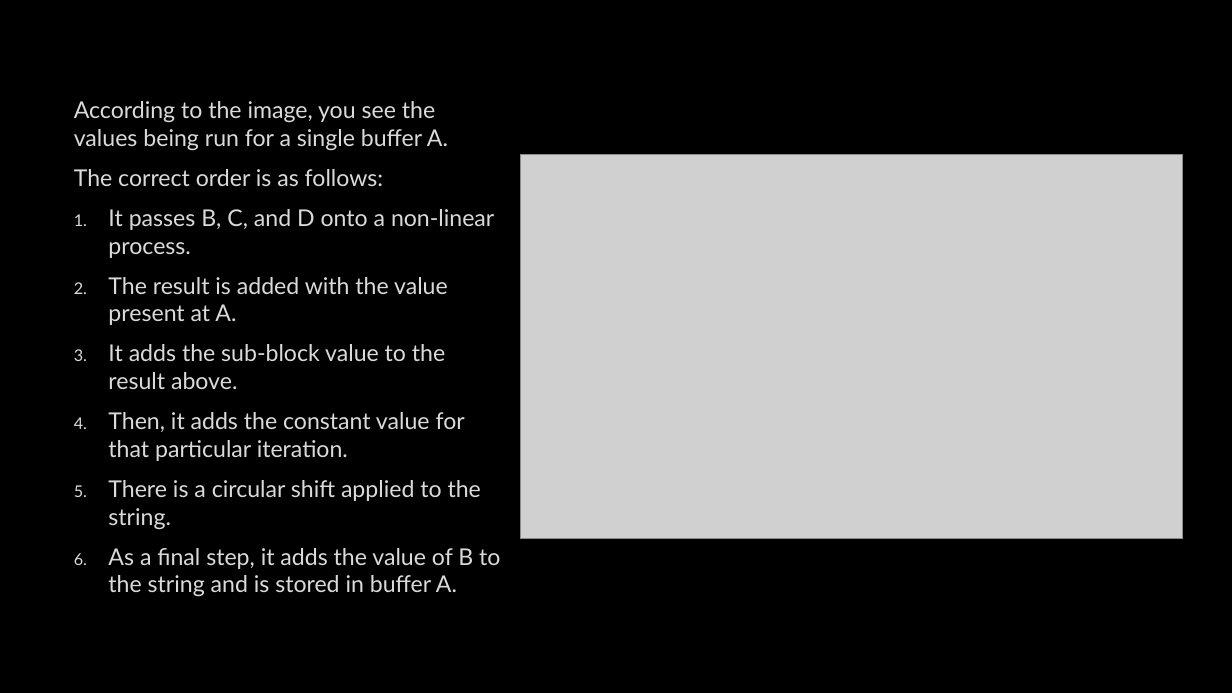
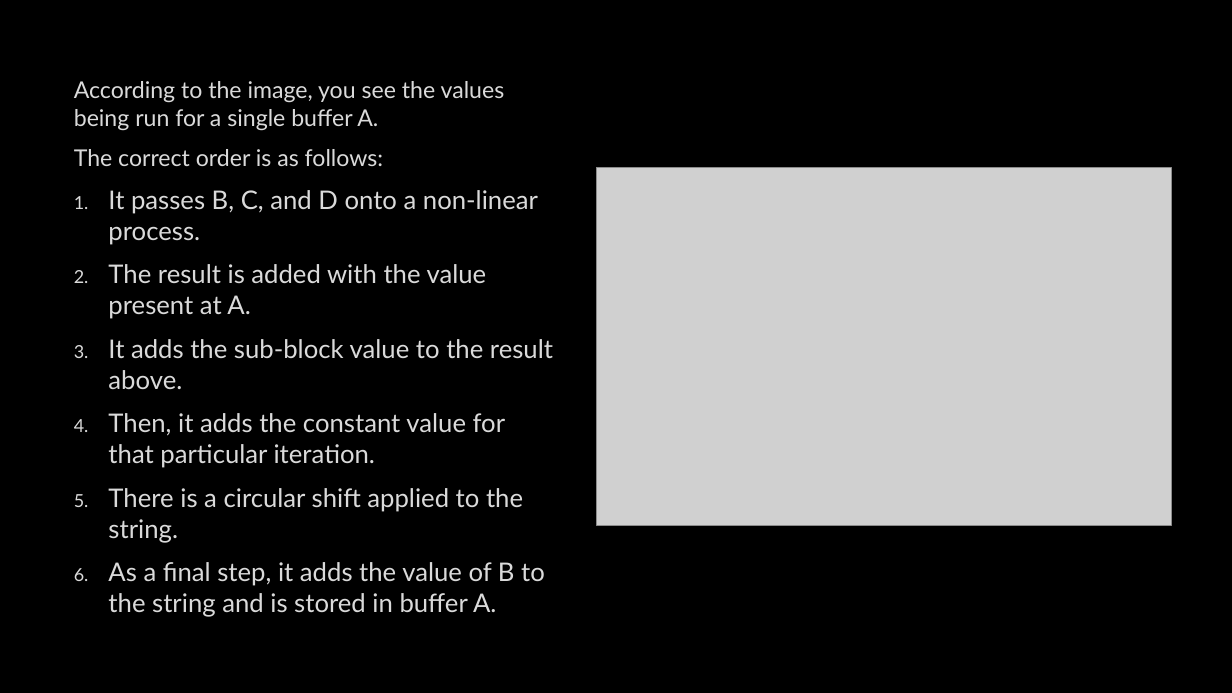
Before and after one commit to MohamedEmary/graduation-project, a slide deck: slide 17 of tasks/week-01/hashing.pptx. Drawn at 1232x693 pixels with LibreOffice and Linux fonts; fonts in the diff are those of the drawing; grey boxes stand for pictures; background and template pictures are left out. Boxes give left, top, right and bottom in pixels: in the first picture for what was removed or moved away, otherwise in the second. Text is boxed around its words. In the diff, an @@ line names an element or a change of style, - is before the commit and + after.

```diff
--- a/tasks/week-01/hashing.pptx
+++ b/tasks/week-01/hashing.pptx
@@ picture: place and size @@
-picture at (520,154,1183,539)
+picture at (597,167,1172,525)
@@ text at (108,190,553,617): size 18 to 20 pt in "It passes B, C, and D onto ...", "The result is added with the value ...", "It adds the sub-block value to the ...", "Then, it adds the constant value for ..." and 2 more places @@
```
Also in this commit, not shown: 30 other slides changed.
